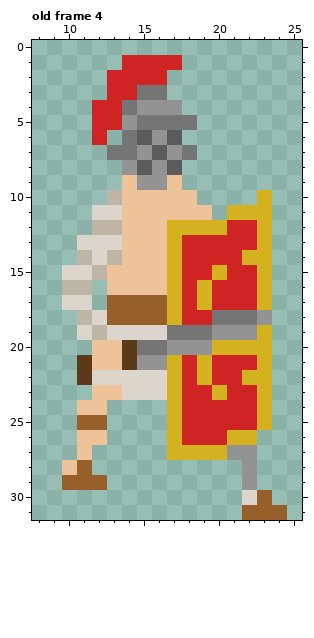
Two states of a pixel-art file, Assets/Sprites/Characters/Myrmillo/Myrmillo_Walking.aseprite. That is the earlier state.
32x32 pixels, 6 frames. Shown: old frame 4: x 8..25, y 0..31. The old version is drawn lined up with the new one. The commit also changed other frames, which this record leaves out.
The same view after the edit:
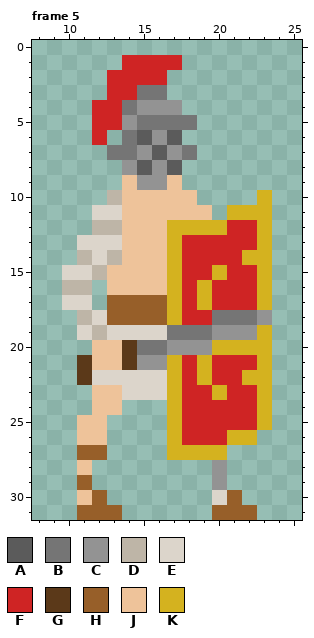
Palette (. is transparent): A #5b5b5b  B #757575  C #939393  D #beb5a7  E #dcd5cb  F #cf2424  G #5b3919  H #975f29  J #eec39a  K #d4b21f
A new or re-ordered frame is compared with the old frame closest to it.
Difference:
whole drawing moved by -1,+0 (the old picture is shown already moved)
frames re-ordered
Frame 5 against old frame 4:
y 24: x 11 J -> .; x 13 . -> J
y 25: x 11..12 HH -> JJ
y 27: x 11..12 J. -> HH; x 21..22 CC -> ..
y 28: x 10..11 JH -> .J; x 20 . -> C; x 22 C -> .
y 29: x 10 H -> .; x 12 H -> .; x 20 . -> C; x 22 C -> .
y 30: x 11..12 .. -> JH; x 20..23 ..EH -> EH..
y 31: x 11..13 ... -> HHH; x 20..21 .. -> HH; x 23..24 HH -> ..
Where, in picture pixels (left, top, right, bottom), the same in both pictures:
changed: (62, 400, 122, 520)
changed: (212, 445, 287, 520)
